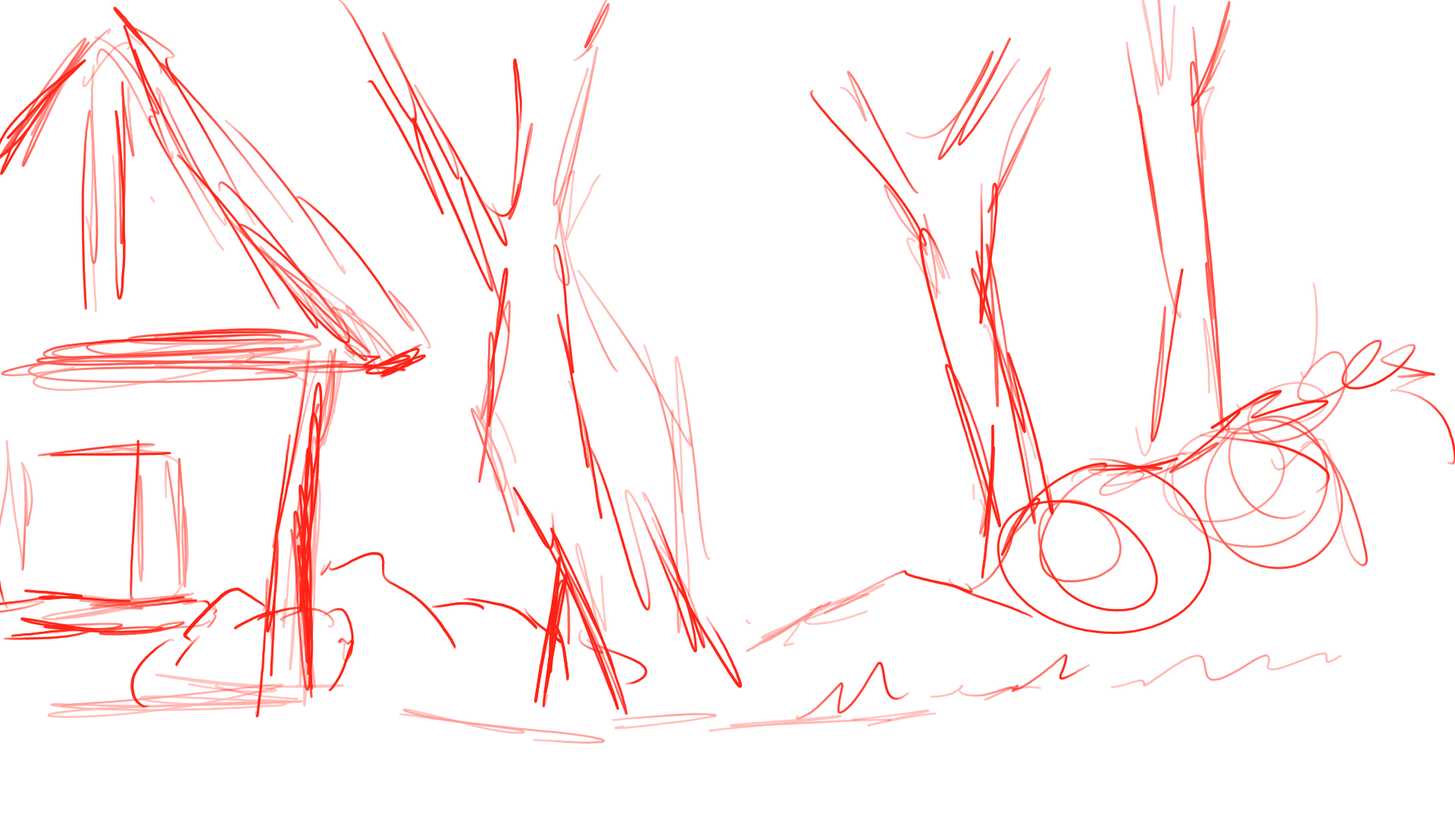
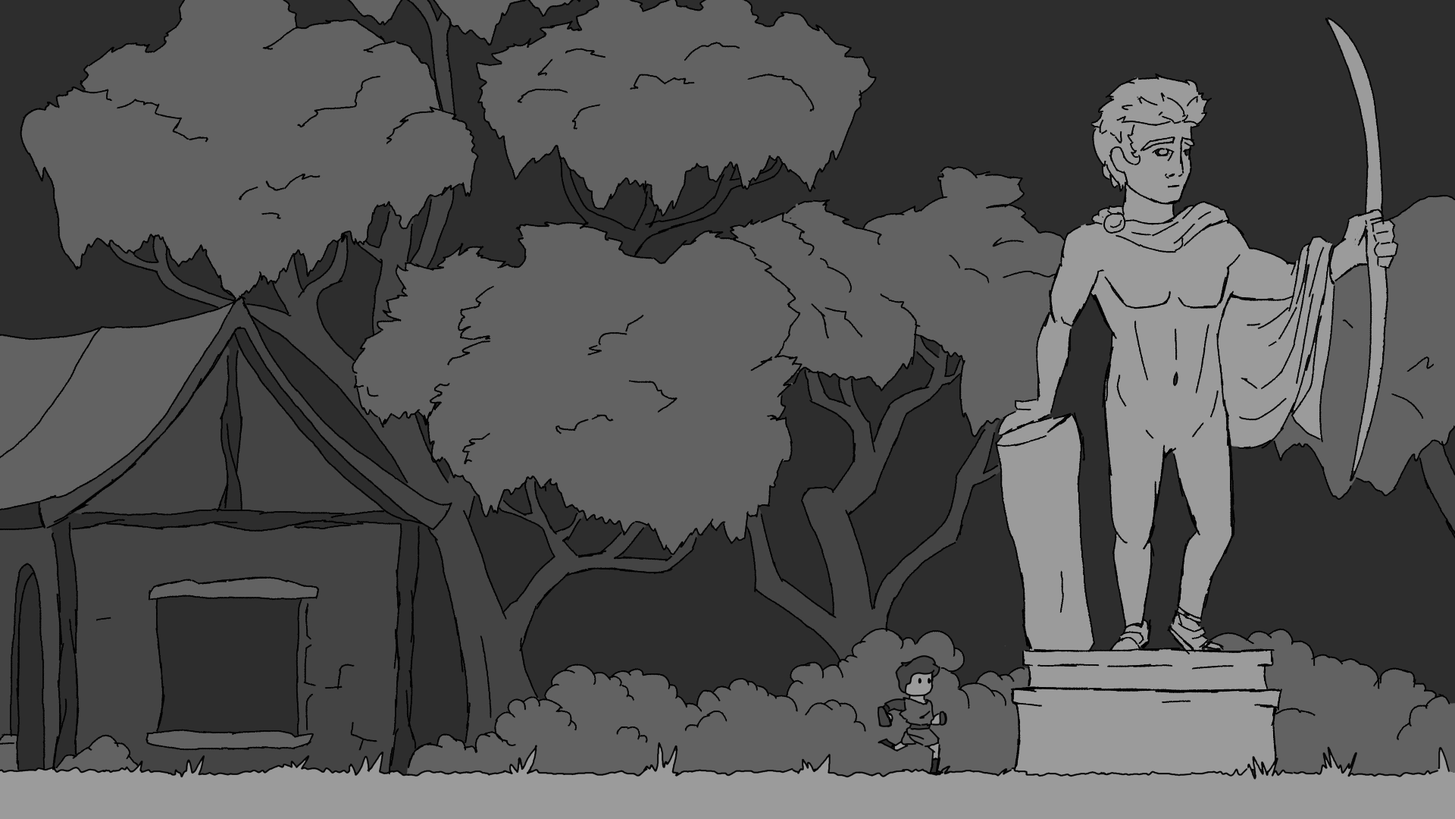
Layered file, before and after one edit (1455 × 819). Changes by layer:
painted on "Sketch" over [0, 0, 1455, 819]
added layer "Color" above "Layer 5(pasted)" over [0, 0, 1455, 819]
added layer "Background" (1st of 2) above "Layer 3(pasted)" over [0, 0, 1455, 819]
